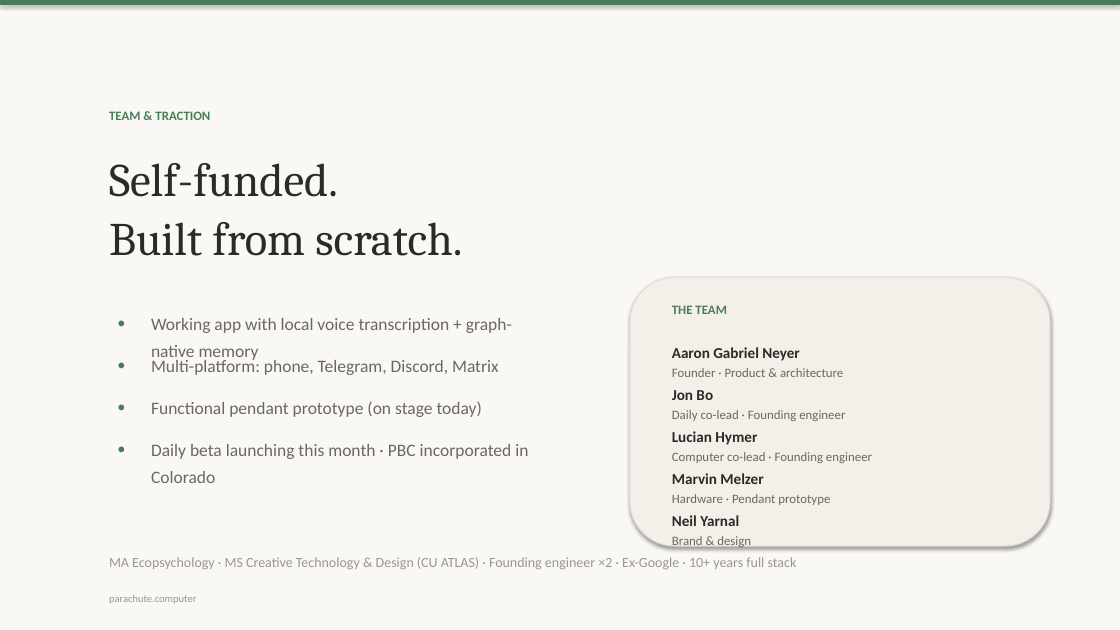
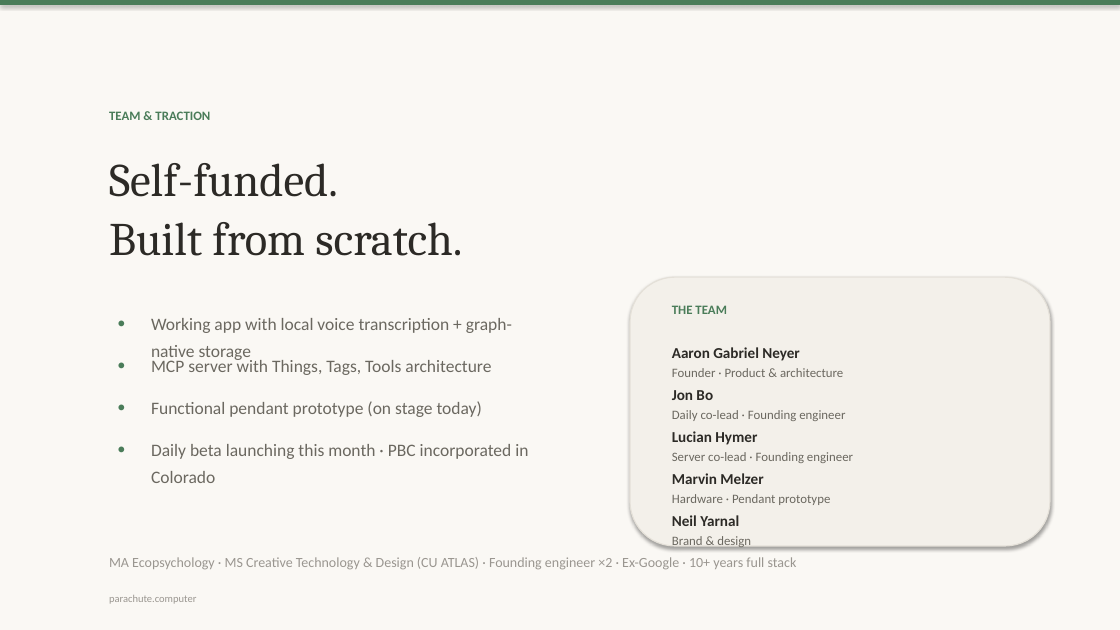
Before and after one commit to OpenParachutePBC/parachute-computer, a slide deck: slide 8 of website/nvc/Parachute.pptx. Drawn at 1120x630 pixels with LibreOffice and Linux fonts; fonts in the diff are those of the drawing. Boxes give left, top, right and bottom in pixels: in the first picture for what was removed or moved away, otherwise in the second. Text is boxed around its words. In the diff, an @@ line names an element or a change of style, - is before the commit and + after.

```diff
--- a/website/nvc/Parachute.pptx
+++ b/website/nvc/Parachute.pptx
@@ text at <box>151,318,512,362</box>: text changed @@
-Working app with local voice transcription + graph-native memory
+Working app with local voice transcription + graph-native storage
@@ text at <box>151,358,491,375</box>: text changed @@
-Multi-platform: phone, Telegram, Discord, Matrix
+MCP server with Things, Tags, Tools architecture
@@ text at <box>672,452,853,463</box>: text changed @@
-Computer co-lead · Founding engineer
+Server co-lead · Founding engineer
```
Also in this commit, not shown: 6 other slides changed, 2 slides added, 2 slides removed, 4 other files.
